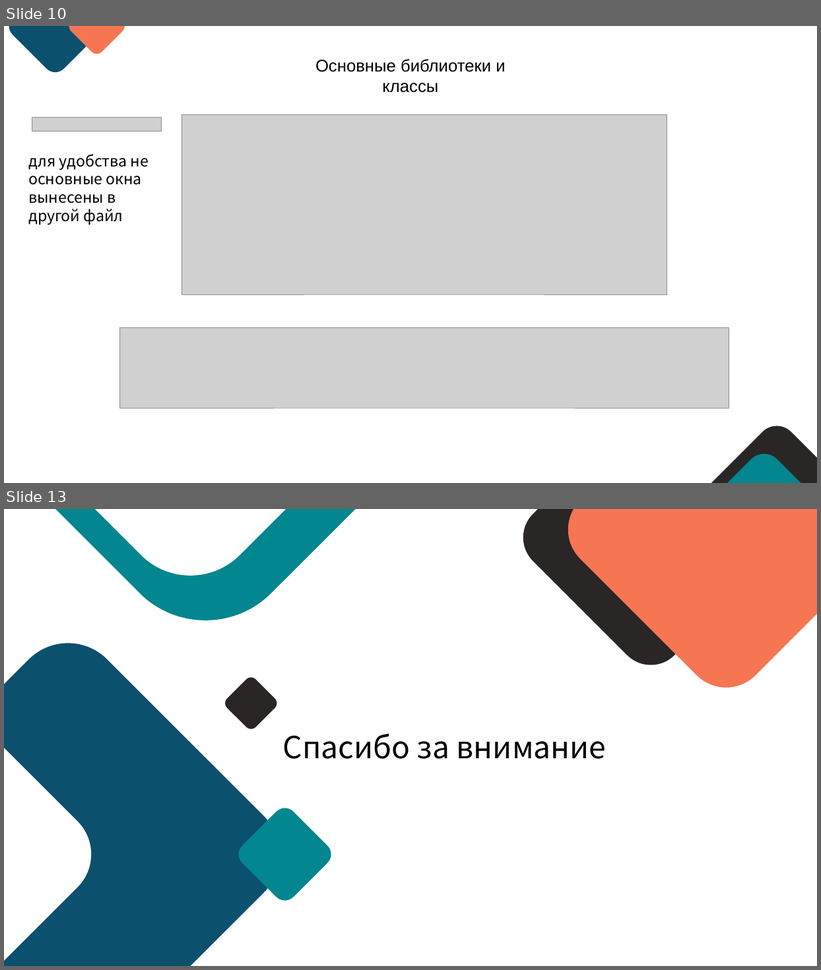
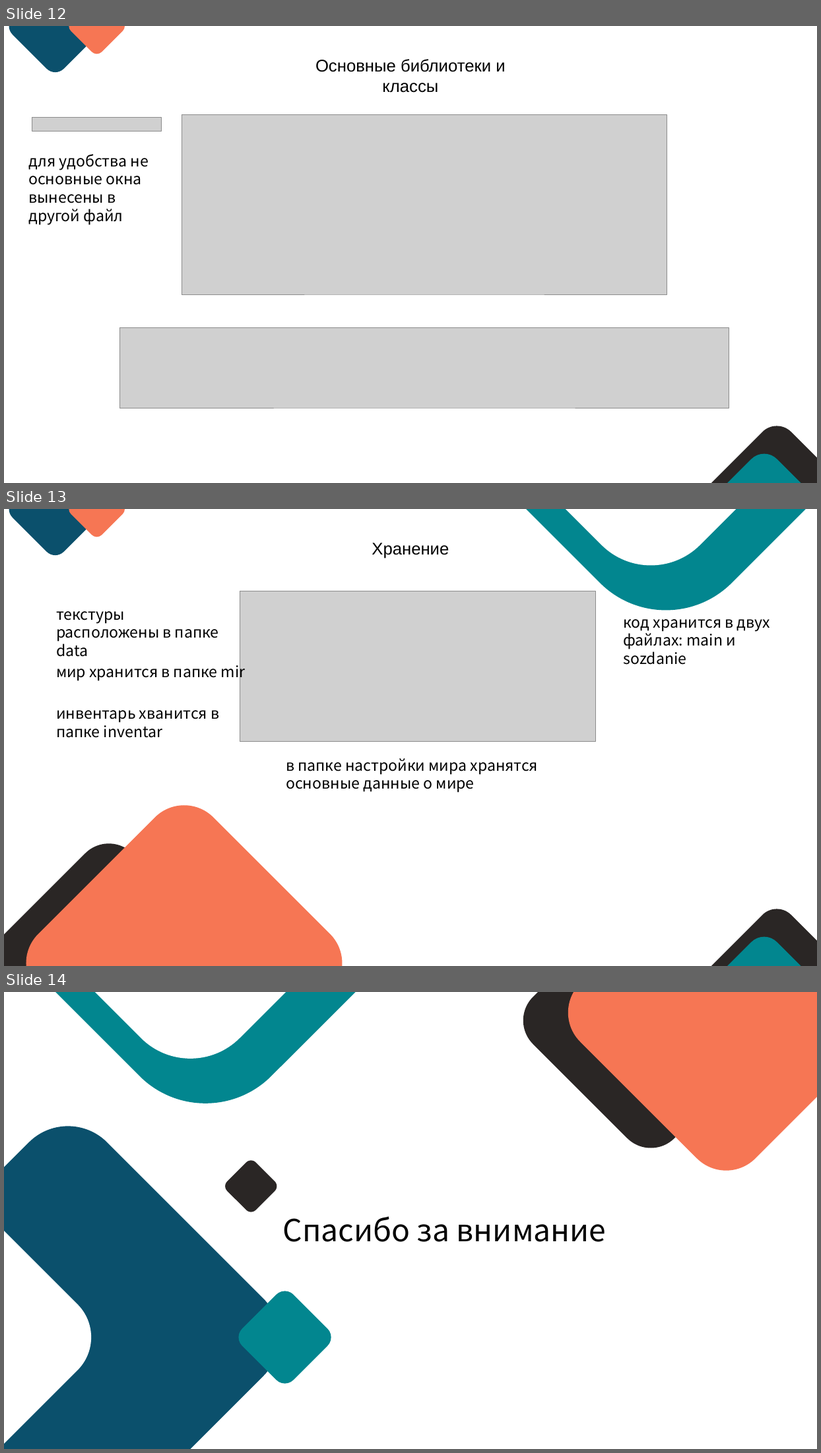
Before and after one commit to Listoker/starve_survival, a slide deck: проект starvesurvival.pptx. Shown one above the other, each under a label of ours: slides 10 and 13 before the commit, slides 12, 13 and 14 after it; the slides between them are not shown. The pictures are 821x970 and 821x1453 pixels, drawn with LibreOffice and Linux fonts; fonts in the diff are those of the drawing; grey boxes stand for pictures. Boxes give left, top, right and bottom in pixels: in the first picture for what was removed or moved away, otherwise in the second. Text is boxed around its words. In the diff, an @@ line names an element or a change of style, - is before the commit and + after.

```diff
--- a/проект starvesurvival.pptx
+++ b/проект starvesurvival.pptx
@@ slide 13 added at box(4, 509, 817, 966), background #FFFFFF @@
@@ freeform shape added at box(9, 509, 102, 555), fill #0B506C @@
@@ freeform shape added at box(69, 509, 125, 537), fill #F67654 @@
@@ freeform shape added at box(516, 509, 816, 610), fill #02868F @@
@@ freeform shape added at box(556, 509, 746, 565), fill #FFFFFF @@
@@ text added at box(372, 543, 449, 559), 20 pt, text #000000 @@
+Хранение
@@ picture added at box(240, 591, 596, 741) @@
@@ text added at box(56, 611, 219, 657), 18 pt, text #000000 @@
+текстуры расположены в папке data
@@ text added at box(623, 619, 770, 665), 18 pt, text #000000 @@
+код хранится в двух файлах: main и sozdanie
@@ text added at box(56, 662, 246, 681), 18 pt, text #000000 @@
+мир хранится в папке mir
@@ text added at box(56, 710, 219, 738), 18 pt, text #000000 @@
+инвентарь хванится в папке inventar
@@ text added at box(286, 758, 538, 793), 18 pt, text #000000 @@
+в папке настройки мира хранятся основные данные о мире
@@ rounded rectangle added at box(9, 788, 359, 966), fill #F67654 @@
@@ rounded rectangle added at box(4, 830, 250, 966), fill #2A2625 @@
@@ freeform shape added at box(712, 909, 817, 966), fill #2A2625 @@
@@ freeform shape added at box(727, 937, 801, 966), fill #02868F @@
@@ what was slide 10 is now slide 12 @@
@@ what was slide 13 is now slide 14 @@
```
Also in this commit, not shown: 7 slides changed, 3 other slides added, 3 slides removed, 2 other files.
